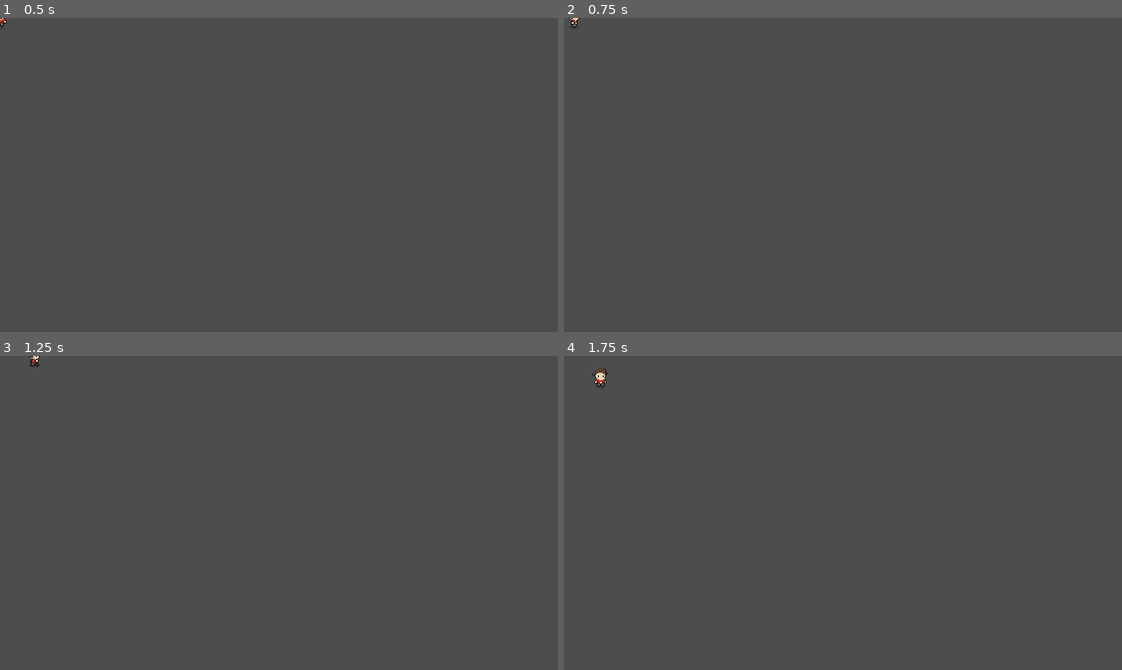
Above: before the commit, frames 1-4 (two rows, left to right).
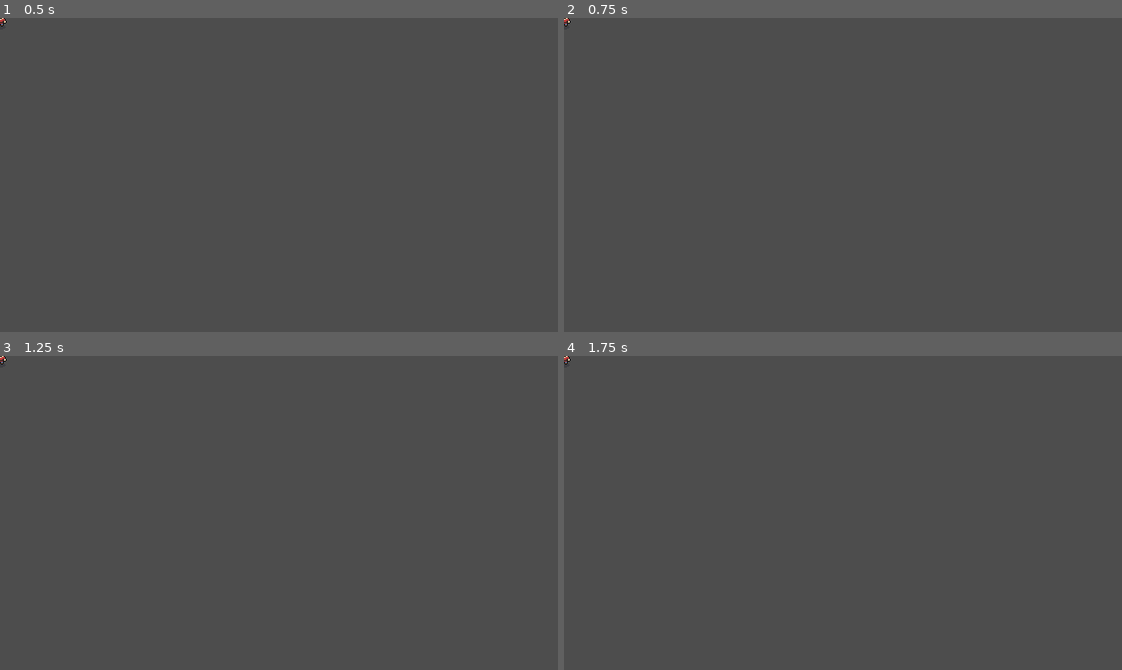
Above: after the commit, the same moments.

Repository: JojSh/Choppa
Game: Godot game, scene res://Player.tscn
The game is run twice, just before and just after one commit, with the same random seed, the same clock (stepped at 60 frames per second) and the same inputs.
Inputs:
- Up to frame 1 (0.5 s): no input
- Up to frame 2 (0.75 s): tap Enter at 0.5 s; hold Right (move_right) from 0.53 s (still down)
- Up to frame 3 (1.25 s): keep holding Right (move_right)
- Up to frame 4 (1.75 s): tap Space at 1.25 s; release Right (move_right) at 1.28 s; hold Down (move_down) from 1.28 s (still down)

Frame 1 is identical in both runs. In frame 2, less than 0.1% of the frame differs, in the area x 0-3%, y 0-4%; in frame 3, less than 0.1%; in frame 4, 0.1%, in the area x 0-8%, y 0-10%.

Commit message:
Change Player node from Area2D to CharacterBody2D

Diff:
--- a/Player.tscn
+++ b/Player.tscn
@@ -141,7 +141,7 @@
 "speed": 5.0
 }]
 
-[node name="Player" type="Area2D"]
+[node name="Player" type="CharacterBody2D"]
 script = ExtResource("1_yh6dg")
 
 [node name="CollisionShape2D" type="CollisionShape2D" parent="."]
